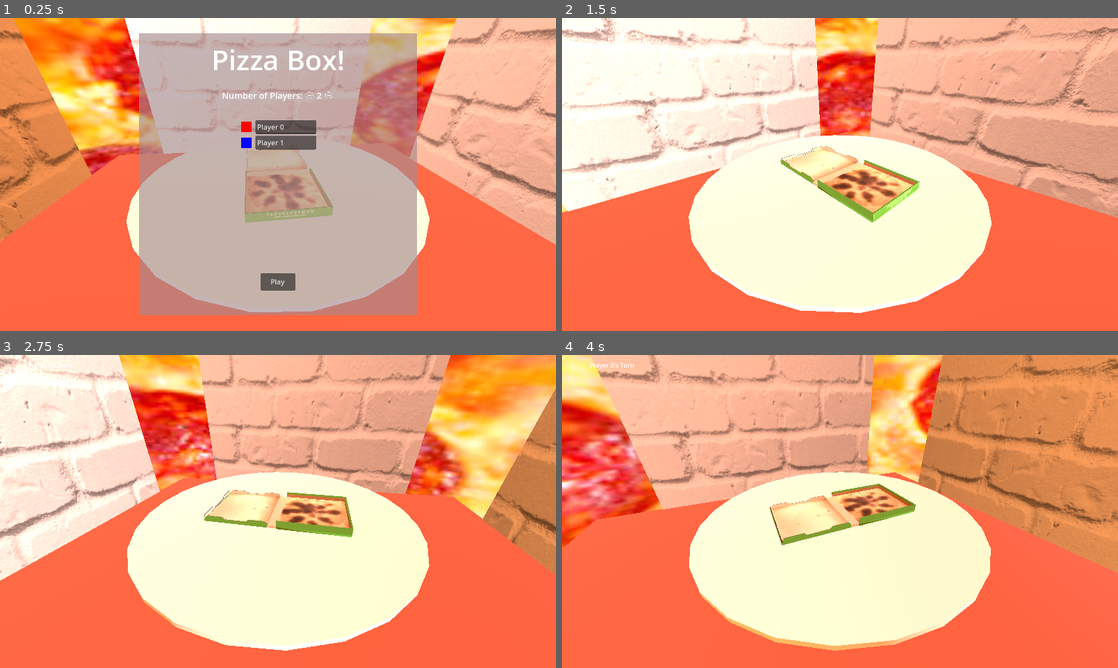
Above: before the commit, frames 1-4 (two rows, left to right).
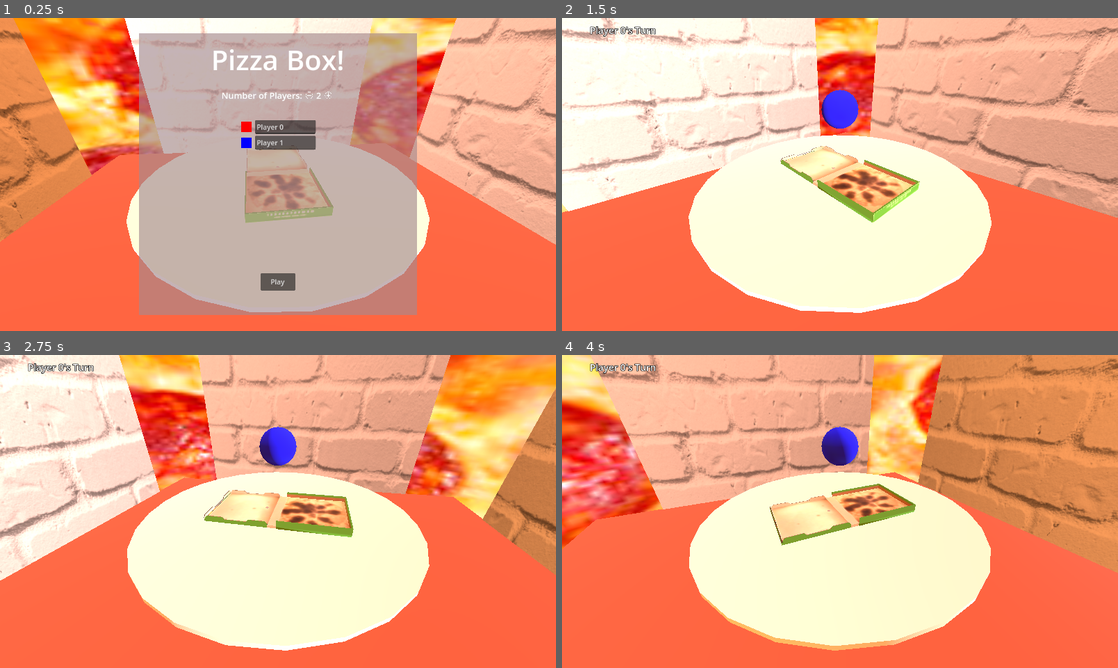
Above: after the commit, the same moments.

Repository: ant-cap/pizza-box
Game: Godot game, scene res://scenes/main.tscn
Two runs of this game, one before a commit and one after it. Both use one fixed random seed, a clock stepped at 60 frames per second and the inputs below.
Inputs (mouse positions are in pixels of both pictures, inside the frame that each line leads up to):
- Up to frame 1 (0.25 s): no input
- Up to frame 2 (1.5 s): click "Play" at 0.5 s; move the mouse to (962, 158) at 1.27 s; click (962, 158) at 1.42 s
- Up to frame 3 (2.75 s): move the mouse to (166, 527) at 2.02 s; click (166, 527) at 2.17 s
- Up to frame 4 (4 s): move the mouse to (895, 442) at 2.77 s; click (895, 442) at 2.92 s; move the mouse to (812, 574) at 3.52 s; click (812, 574) at 3.67 s

The runs differ from the first frame. In frame 1, 0.3% of the frame differs, in the area x 38-62%, y 10-43%; in frame 2, 0.8%; in frame 3, 0.8%; in frame 4, 0.9%, in the area x 5-54%, y 2-36%.

Commit message:
Players In

Diff:
--- a/project.godot
+++ b/project.godot
@@ -19,6 +19,7 @@
 
 window/size/viewport_width=1280
 window/size/viewport_height=720
+window/stretch/mode="viewport"
 
 [physics]
 
--- a/scenes/gameui.tscn
+++ b/scenes/gameui.tscn
@@ -23,4 +23,6 @@
 layout_mode = 1
 offset_right = 65.0
 offset_bottom = 23.0
+theme_override_constants/outline_size = 5
+theme_override_font_sizes/font_size = 24
 text = "{}'s Turn"
--- a/scenes/menu.tscn
+++ b/scenes/menu.tscn
@@ -6,13 +6,12 @@
 
 [node name="Menu" type="Control"]
 layout_mode = 3
-anchors_preset = 15
-anchor_right = 1.0
-anchor_bottom = 1.0
-offset_left = 320.0
-offset_top = 36.0
-offset_right = -320.0
-offset_bottom = -36.0
+anchor_left = 0.25
+anchor_top = 0.05
+anchor_right = 0.75
+anchor_bottom = 0.95
+offset_right = -6.10352e-05
+offset_bottom = -6.10352e-05
 grow_horizontal = 2
 grow_vertical = 2
 pivot_offset = Vector2(320, 324)
@@ -58,11 +57,11 @@
 
 [node name="PlayerInfo" type="Control" parent="."]
 layout_mode = 1
-anchors_preset = 15
+anchor_top = 0.198
 anchor_right = 1.0
-anchor_bottom = 1.0
-offset_top = 128.0
-offset_bottom = -131.2
+anchor_bottom = 0.798
+offset_top = -0.304016
+offset_bottom = -0.304016
 grow_horizontal = 2
 grow_vertical = 2
 
--- a/scenes/player.tscn
+++ b/scenes/player.tscn
@@ -1,6 +1,11 @@
-[gd_scene load_steps=2 format=3 uid="uid://dlyp37oopf5ew"]
+[gd_scene load_steps=3 format=3 uid="uid://dlyp37oopf5ew"]
 
 [ext_resource type="Script" uid="uid://bres12owqmpxl" path="res://scripts/player.gd" id="1_3vyb7"]
 
+[sub_resource type="SphereMesh" id="SphereMesh_3vyb7"]
+
 [node name="Player" type="Node3D"]
 script = ExtResource("1_3vyb7")
+
+[node name="Sphere" type="MeshInstance3D" parent="."]
+mesh = SubResource("SphereMesh_3vyb7")
--- a/scenes/playeredit.tscn
+++ b/scenes/playeredit.tscn
@@ -4,6 +4,11 @@
 
 [node name="PlayerEdit" type="HBoxContainer"]
 custom_minimum_size = Vector2(0, 32)
+anchors_preset = -1
+anchor_right = 0.144
+anchor_bottom = 0.044
+offset_right = -184.32
+offset_bottom = -31.68
 script = ExtResource("1_4q20v")
 
 [node name="Control" type="Control" parent="."]
--- a/scripts/gameui.gd
+++ b/scripts/gameui.gd
@@ -3,4 +3,4 @@
 @onready var currentPlayerTurnLabel = $Control/CurrentPlayerTurn
 
 func setPlayerTurn(playerName: String) -> void:
-	currentPlayerTurnLabel.text = "%s" % playerName
+	currentPlayerTurnLabel.text = "%s's Turn" % playerName
--- a/scripts/manager.gd
+++ b/scripts/manager.gd
@@ -17,16 +17,17 @@
 
 func init_game() -> void:
 	var player_scene = preload("res://scenes/player.tscn")
+	var edits = menu.edits
 	for i in range(numPlayers):
 		var player = player_scene.instantiate()
-		player.name = "Player %s" % i
+		player.alias = edits[i].getName()
+		player.color = edits[i].getColor()
 		players.append(player)
 		$Players.add_child(player)
 	#move_camera_to(Vector3(0, 1, -1), $Camera3D.rotation, 1.0)
 
 	gameui.show()
-	gameui.setPlayerTurn(players[currentPlayer].name)
-	$UI/Gameui/Control/CurrentPlayerTurn.text = "%s's Turn" % players[currentPlayer].name
+	gameui.setPlayerTurn(players[currentPlayer].alias)
 
 func dec_players() -> void:
 	if numPlayers < 2:
@@ -36,7 +37,7 @@
 	menu.adjustPlayerEdits(numPlayers)
 
 func inc_players() -> void:
-	if numPlayers > 3:
+	if numPlayers > 5:
 		return
 	numPlayers += 1
 	numPlayersText.text = "%s" % str(numPlayers)
--- a/scripts/menu.gd
+++ b/scripts/menu.gd
@@ -3,7 +3,7 @@
 var edits: Array
 
 @export var defaultColors: Array[Color] = [
-	Color.RED, Color.BLUE, Color.GREEN, Color.YELLOW, Color.PURPLE, Color.YELLOW
+	Color.RED, Color.BLUE, Color.GREEN, Color.YELLOW, Color.PURPLE, Color.ORANGE
 ]
 
 signal menu_closed
@@ -38,7 +38,17 @@
 
 func _on_play_button_pressed() -> void:
 	self.hide()
+
+	var player_scene = preload("res://scenes/player.tscn")
+	var players: Array = []
+	for i in range(len(edits)):
+		var player = player_scene.instantiate()
+		player.alias = edits[i].getName()
+		player.color = edits[i].getColor()
+		players.append(player)
+
 	emit_signal("menu_closed")
+
 
 func _on_minus_button_pressed() -> void:
 	emit_signal("decrement_players")
--- a/scripts/player.gd
+++ b/scripts/player.gd
@@ -1,4 +1,12 @@
 extends Node3D
 
+@export var alias: String = ""
+@export var color: Color = Color.TRANSPARENT
+
+@onready var sphere: MeshInstance3D = $Sphere
+
 func _ready() -> void:
-	pass
+	var mat = StandardMaterial3D.new()
+	mat.set_albedo(color)
+	sphere.set_surface_override_material(0, mat)
+	global_position = Vector3(0, 6, 0)
--- a/scripts/playeredit.gd
+++ b/scripts/playeredit.gd
@@ -16,5 +16,11 @@
 func setColor(color: Color) -> void:
 	colorButton.set_pick_color(color)
 
+func getColor() -> Color:
+	return colorButton.color
+
 func setName(editName: String) -> void:
 	nameInput.text = editName
+
+func getName() -> String:
+	return nameInput.text
